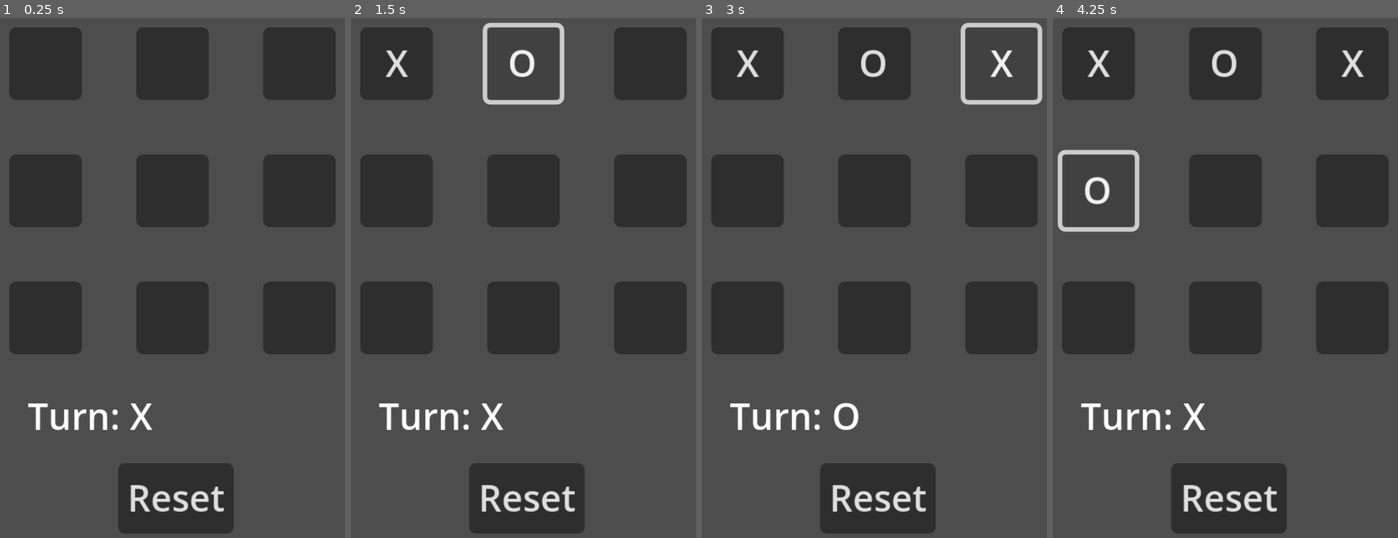
Above: before the commit, frames 1-4 (left to right).
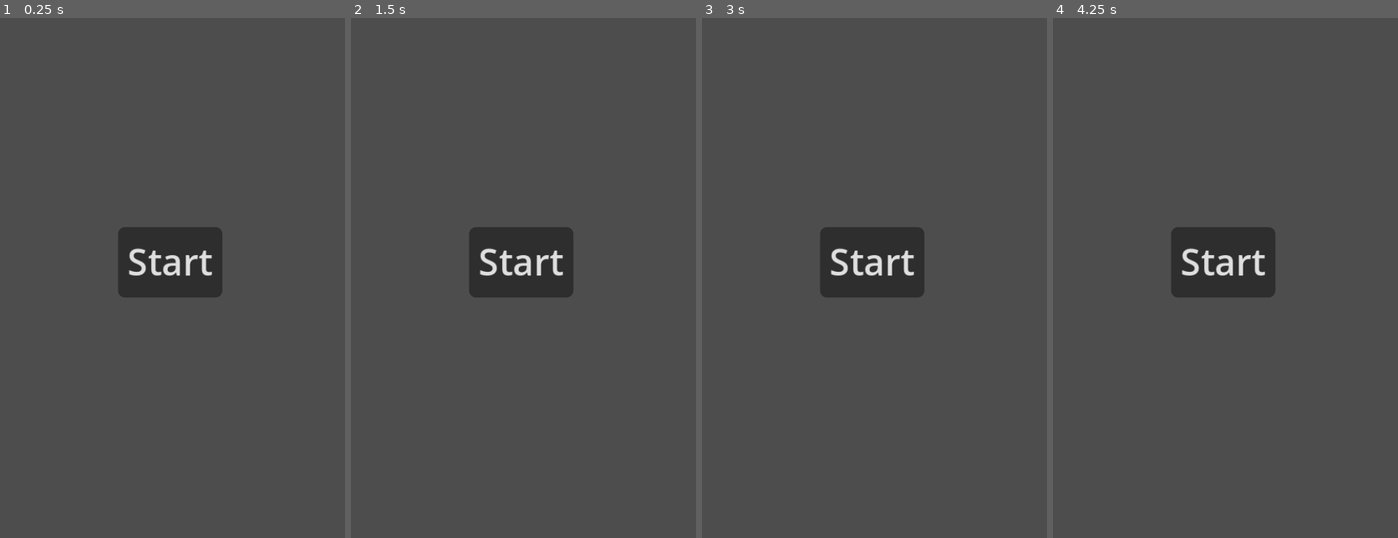
Above: after the commit, the same moments.

Repository: RaspberryProgramming/tic_tac_toe
Game: Godot game, scene res://menus/main_menu.tscn
Two runs of this game, one before a commit and one after it. Both use one fixed random seed, a clock stepped at 60 frames per second and the inputs below. Before the commit the project starts from res://main.tscn.
Inputs (mouse positions are in pixels of both pictures, inside the frame that each line leads up to):
- Up to frame 1 (0.25 s): no input
- Up to frame 2 (1.5 s): click (395, 64) at 0.52 s; click (523, 64) at 1.27 s
- Up to frame 3 (3 s): click (874, 64) at 2 s, where only the run before the commit has a clickable "O"; click (1002, 64) at 2.77 s
- Up to frame 4 (4.25 s): click (1097, 189) at 3.52 s

The runs differ from the first frame. In frame 1, 33% of the frame differs, in the area x 2-98%, y 1-100%; in frame 2, 32%; in frame 3, 32%; in frame 4, 32%.

Commit message:
Refactored to have main menu which it reverts to after the game is over

Diff:
--- a/main.gd
+++ b/game/game.gd
@@ -2,12 +2,13 @@
 
 @onready var buttons: Array[Button] = [$"1", $"2", $"3", $"4", $"5", $"6", $"7", $"8", $"9"];
 @onready var label: RichTextLabel = $Label;
+@onready var game_over_timer: Timer = $GameOverTimer;
 
 var has_won: String = "";
 var turn: String = "X";
 
 func _ready() -> void:
-  setup_board()
+  setup_board();
 
 # Used to initially setup the game. This can be used to reset the board also.
 func setup_board() -> void:
@@ -17,63 +18,67 @@
   label.text = "";
   turn = "X";
   has_won = "";
-  set_turn_label()
+  set_turn_label();
 
 # Takes an id for the button that was pressed and attempts to use that as a turn
 func _on_pressed(id: int) -> void:
 
   # If noone has won and the button doesn't already have a mark
   if buttons[id-1].text == "" && has_won == "":
-
     # Set the button to the current turn
     buttons[id-1].text = turn;
 
-    # flip the turn
-    turn = "X" if turn == "O" else "O"
+  # flip the turn
+  turn = "X" if turn == "O" else "O";
 
-    set_turn_label()
+  set_turn_label();
 
-    check_win()
+  check_win();
 
 func set_turn_label():
   # Set the label
-  label.text = "Turn: " + turn
+  label.text = "Turn: " + turn;
 
 # Checks if there is a win. If there is has_won will be set and the label text will be changed
 func check_win() -> void:
   # Row win
   for i in range(3):
     if (
-        buttons[(i*3)+2].text != ""
-        && buttons[(i*3)+0].text == buttons[(i*3)+1].text
-        && buttons[(i*3)+1].text == buttons[(i*3)+2].text
+      buttons[(i*3)+2].text != ""
+      && buttons[(i*3)+0].text == buttons[(i*3)+1].text
+      && buttons[(i*3)+1].text == buttons[(i*3)+2].text
       ):
-      has_won = buttons[(i*3)+2].text
+      has_won = buttons[(i*3)+2].text;
 
   # Column Win
   for i in range(3):
     if (
-        buttons[i].text != ""
-        && buttons[i].text == buttons[i+3].text
-        && buttons[i+3].text == buttons[i+6].text
+      buttons[i].text != ""
+      && buttons[i].text == buttons[i+3].text
+      && buttons[i+3].text == buttons[i+6].text
       ):
-      has_won = buttons[i].text
+      has_won = buttons[i].text;
 
   # Win via cross
   if (
-      buttons[4].text != ""
-      && (
-        (
-          buttons[4].text == buttons[0].text
-          && buttons[4].text == buttons[8].text
-        )
-        || (
-          buttons[4].text == buttons[2].text
-          && buttons[4].text == buttons[6].text
-        )
-      )
-    ):
-    has_won = buttons[4].text
+    buttons[4].text != ""
+    && (
+    (
+      buttons[4].text == buttons[0].text
+      && buttons[4].text == buttons[8].text
+    )
+    || (
+      buttons[4].text == buttons[2].text
+      && buttons[4].text == buttons[6].text
+    )
+    )
+  ):
+    has_won = buttons[4].text;
 
   if has_won != "":
-    label.text = has_won + " Has won"
+   label.text = has_won + " Has won";
+   game_over_timer.start();
+
+
+func _on_game_over_timer_timeout() -> void:
+  Globals.game_over.emit();
--- a/main.tscn
+++ b/game/game.tscn
@@ -1,9 +1,9 @@
 [gd_scene load_steps=2 format=3 uid="uid://cdrb5uyg13m1r"]
 
-[ext_resource type="Script" uid="uid://bs3c8ilhvwip4" path="res://main.gd" id="1_ig7tw"]
+[ext_resource type="Script" uid="uid://bs3c8ilhvwip4" path="res://game/game.gd" id="1_80nbo"]
 
 [node name="Main" type="Node2D"]
-script = ExtResource("1_ig7tw")
+script = ExtResource("1_80nbo")
 
 [node name="1" type="Button" parent="."]
 custom_minimum_size = Vector2(32, 32)
@@ -90,6 +90,10 @@
 offset_right = 192.0
 offset_bottom = 208.0
 text = "Label"
+horizontal_alignment = 1
+
+[node name="GameOverTimer" type="Timer" parent="."]
+wait_time = 3.0
 
 [connection signal="pressed" from="1" to="." method="_on_pressed" binds= [1]]
 [connection signal="pressed" from="2" to="." method="_on_pressed" binds= [2]]
@@ -101,3 +105,4 @@
 [connection signal="pressed" from="8" to="." method="_on_pressed" binds= [8]]
 [connection signal="pressed" from="9" to="." method="_on_pressed" binds= [9]]
 [connection signal="pressed" from="Reset" to="." method="setup_board"]
+[connection signal="timeout" from="GameOverTimer" to="." method="_on_game_over_timer_timeout"]
--- /dev/null
+++ b/globals.gd
@@ -0,0 +1,3 @@
+extends Node
+
+signal game_over;
--- /dev/null
+++ b/menus/main_menu.gd
@@ -0,0 +1,26 @@
+extends Control
+
+@onready var main_scene = load("res://game/game.tscn");
+@onready var start_button = $StartButton;
+
+var current_scene = null;
+
+func _ready():
+  Globals.game_over.connect(_game_over);
+
+func _game_over():
+  print("Game Over");
+  if current_scene != null:
+    get_node("/root").remove_child(current_scene)
+    current_scene.call_deferred("free")
+
+  start_button.show();
+
+func _on_start_button_pressed() -> void:
+  var scene = main_scene.instantiate();
+
+  get_node("/root").add_child(scene);
+
+  start_button.hide();
+
+  current_scene = scene;
--- /dev/null
+++ b/menus/main_menu.tscn
@@ -0,0 +1,22 @@
+[gd_scene load_steps=2 format=3 uid="uid://cysjrn6m5kja7"]
+
+[ext_resource type="Script" uid="uid://yc142m8b3b3y" path="res://menus/main_menu.gd" id="1_8gy84"]
+
+[node name="MainMenu" type="Control"]
+layout_mode = 3
+anchors_preset = 15
+anchor_right = 1.0
+anchor_bottom = 1.0
+grow_horizontal = 2
+grow_vertical = 2
+script = ExtResource("1_8gy84")
+
+[node name="StartButton" type="Button" parent="."]
+layout_mode = 0
+offset_left = 104.0
+offset_top = 112.0
+offset_right = 150.0
+offset_bottom = 143.0
+text = "Start"
+
+[connection signal="pressed" from="StartButton" to="." method="_on_start_button_pressed"]
--- a/project.godot
+++ b/project.godot
@@ -11,9 +11,13 @@
 [application]
 
 config/name="tic_tac_toe"
-run/main_scene="uid://cdrb5uyg13m1r"
+run/main_scene="uid://cysjrn6m5kja7"
 config/features=PackedStringArray("4.4", "Forward Plus")
 config/icon="res://icon.svg"
+
+[autoload]
+
+Globals="*res://globals.gd"
 
 [display]
 
Renamed: main.gd.uid -> game/game.gd.uid
Not shown, added: globals.gd.uid
Not shown, added: menus/main_menu.gd.uid
